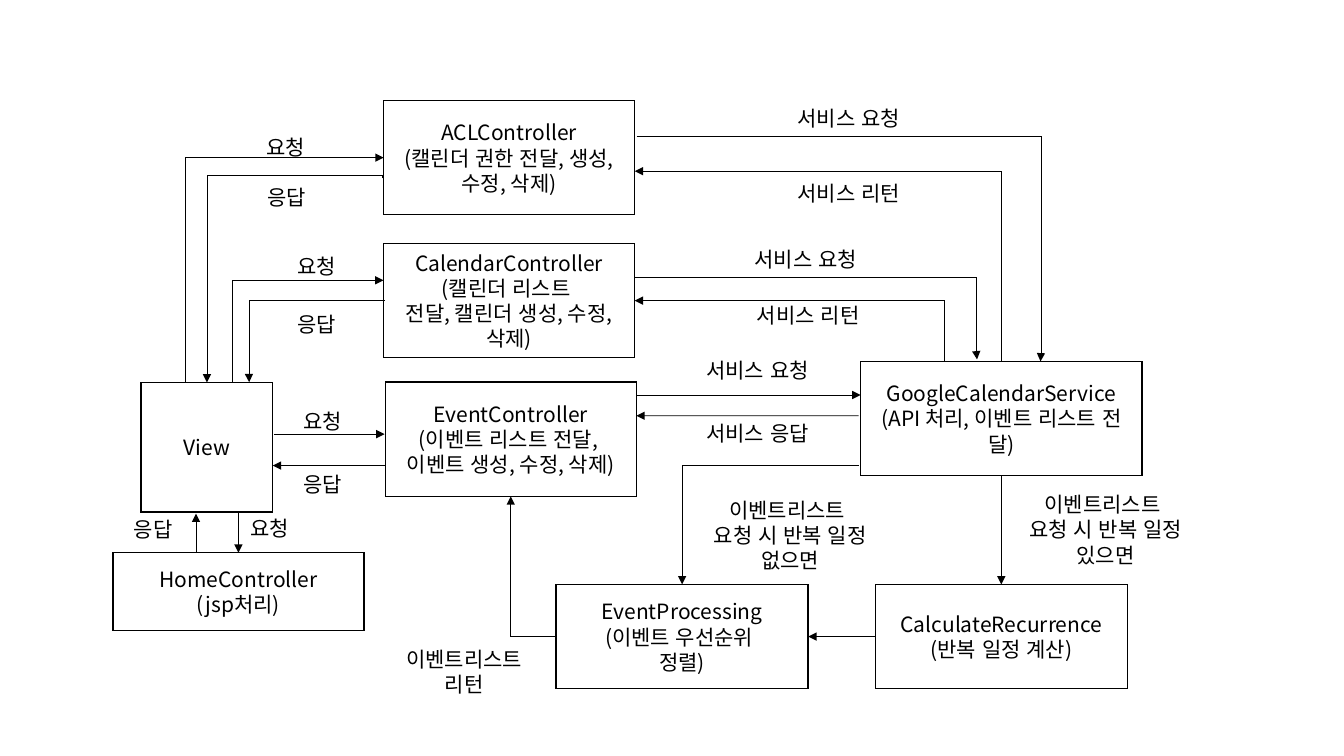
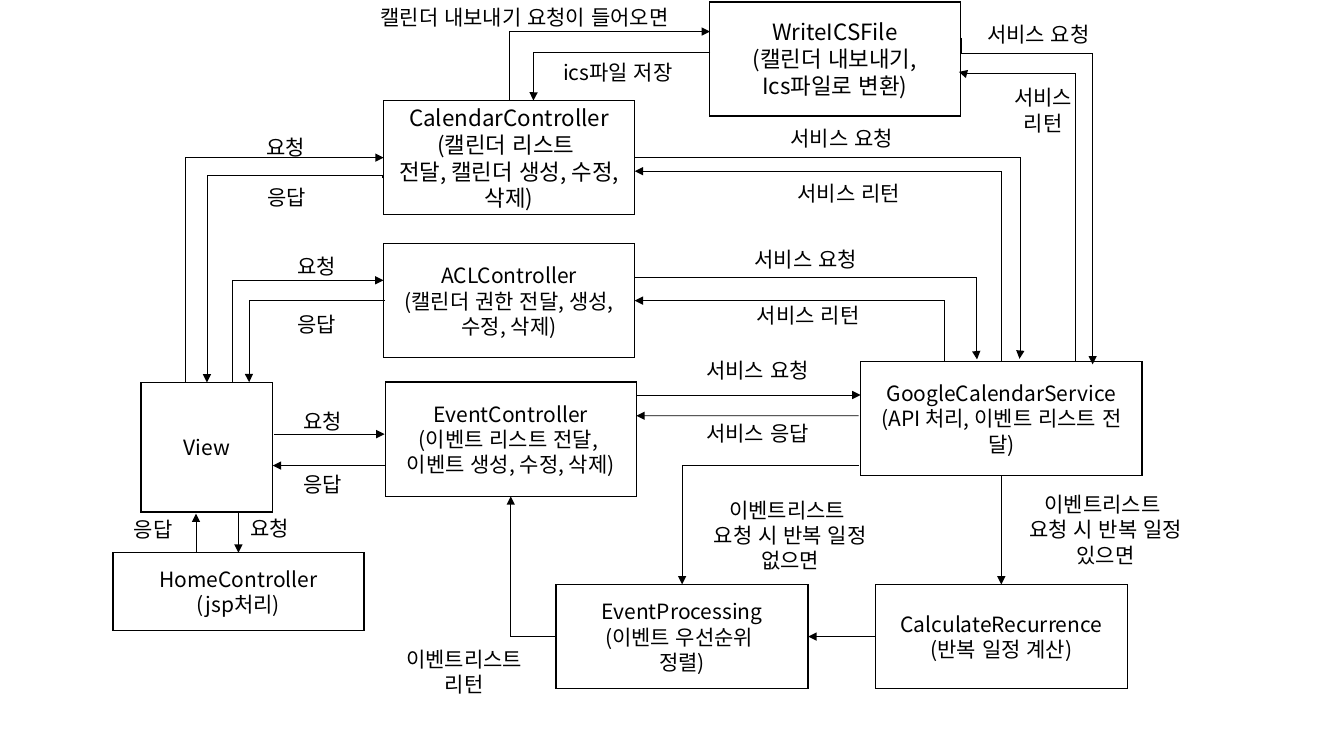
Before and after one commit to jangys/calendarProjectDocument, a slide deck: slide 2 of 클래스 설계도.pptx. Drawn at 1344x756 pixels with LibreOffice and Linux fonts; fonts in the diff are those of the drawing. Boxes give left, top, right and bottom in pixels: in the first picture for what was removed or moved away, otherwise in the second. Text is boxed around its words. In the diff, an @@ line names an element or a change of style, - is before the commit and + after.

```diff
--- a/클래스 설계도.pptx
+++ b/클래스 설계도.pptx
@@ group added at bbox=[380, 2, 1093, 365]: 4 elbow arrows, 4 texts, 1 rectangle @@
+WriteICSFile
+(캘린더 내보내기,
+Ics파일로 변환)
+캘린더 내보내기 요청이 들어오면
+ics파일 저장
+서비스 요청
+서비스
+리턴
@@ text in rectangle at bbox=[399, 108, 619, 210]: text changed; size 15 to 16 pt @@
-ACLController
-(캘린더 권한 전달, 생성, 수정, 삭제)
+CalendarController
+(캘린더 리스트
+전달, 캘린더 생성, 수정, 삭제)
@@ text "서비스 요청": place and size @@
-text "서비스 요청" at bbox=[798, 108, 900, 128]
+text "서비스 요청" at bbox=[790, 128, 893, 148]
@@ elbow arrow moved from (637, 137) - (1041, 362) to (635, 157) - (1019, 359) @@
@@ text in rectangle at bbox=[405, 266, 613, 338]: text changed @@
-CalendarController
-(캘린더 리스트
-전달, 캘린더 생성, 수정, 삭제)
+ACLController
+(캘린더 권한 전달, 생성, 수정, 삭제)
```
Also in this commit, not shown: 3 other files.
